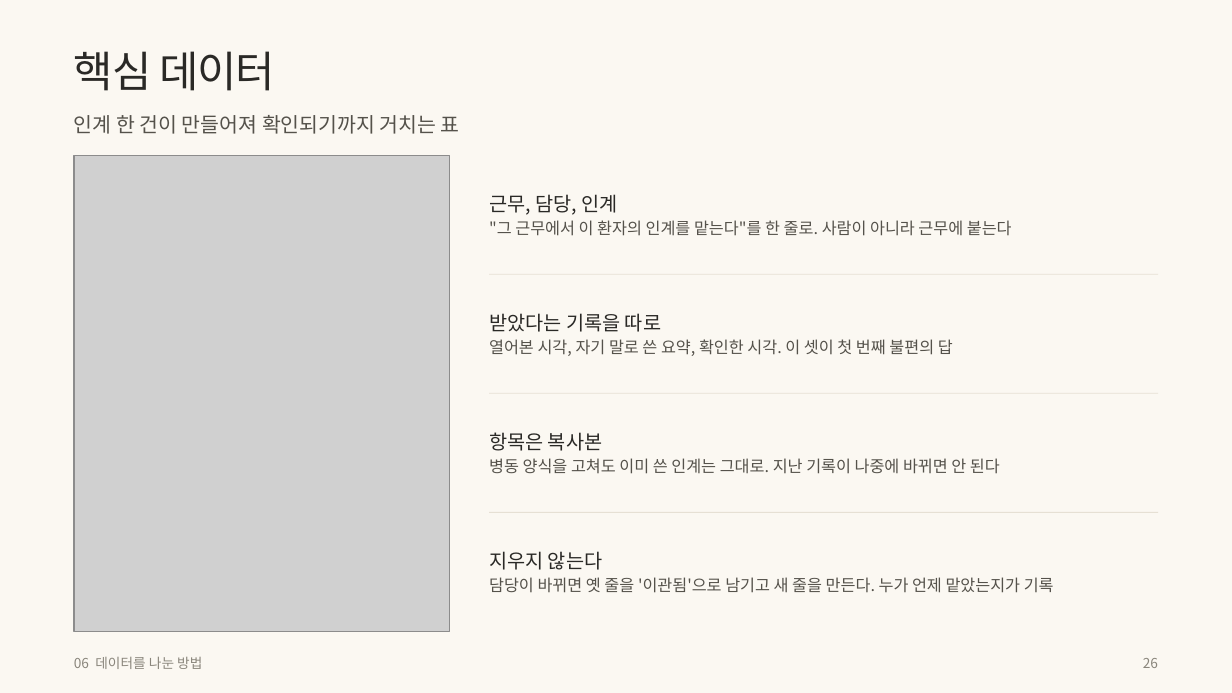
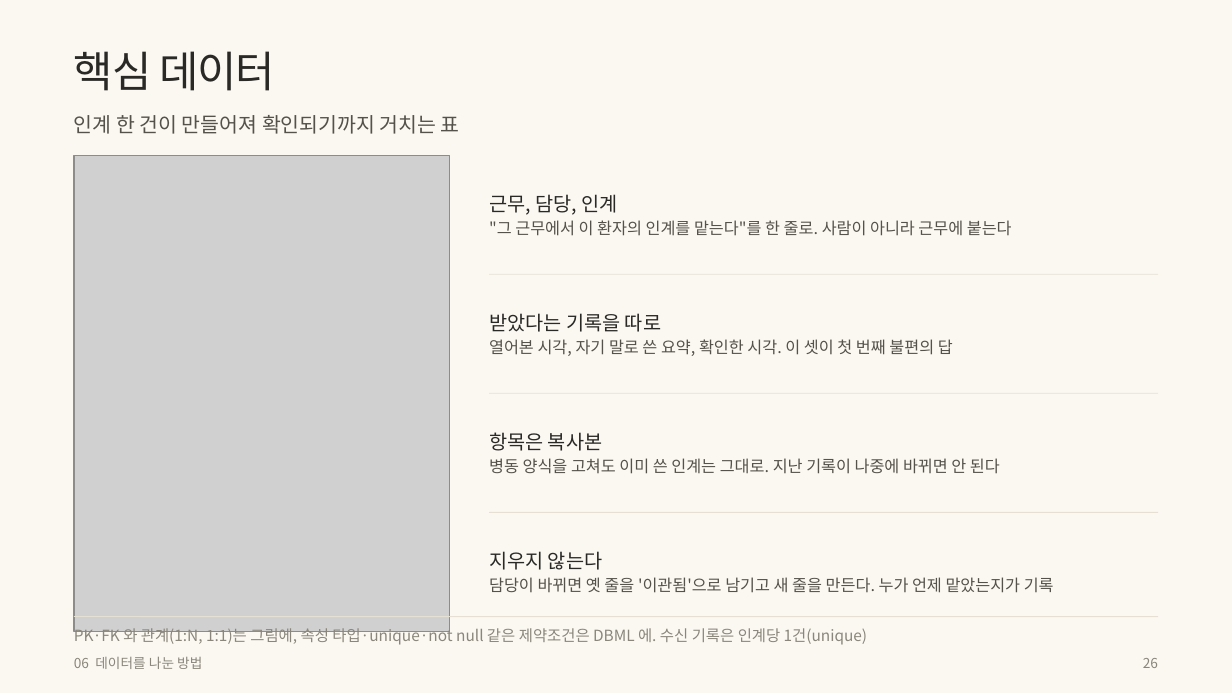
Before and after one commit to wodnjs2020136144/skala-webservice-mini, a slide deck: slide 26 of deliverables/10반_황재원_너와나의인계고리-개요.pptx. Drawn at 1232x693 pixels with LibreOffice and Linux fonts; fonts in the diff are those of the drawing; grey boxes stand for pictures. Boxes give left, top, right and bottom in pixels: in the first picture for what was removed or moved away, otherwise in the second. Text is boxed around its words. In the diff, an @@ line names an element or a change of style, - is before the commit and + after.

```diff
--- a/deliverables/10반_황재원_너와나의인계고리-개요.pptx
+++ b/deliverables/10반_황재원_너와나의인계고리-개요.pptx
@@ line added from (74, 616) to (1158, 616), #E6E0D4 0.5 pt @@
@@ text added at bbox=[74, 625, 868, 645], 9 pt, text #8A867C @@
+PK·FK 와 관계(1:N, 1:1)는 그림에, 속성 타입·unique·not null 같은 제약조건은 DBML 에. 수신 기록은 인계당 1건(unique)
```
Also in this commit, not shown: 3 other slides changed, 7 other files.
